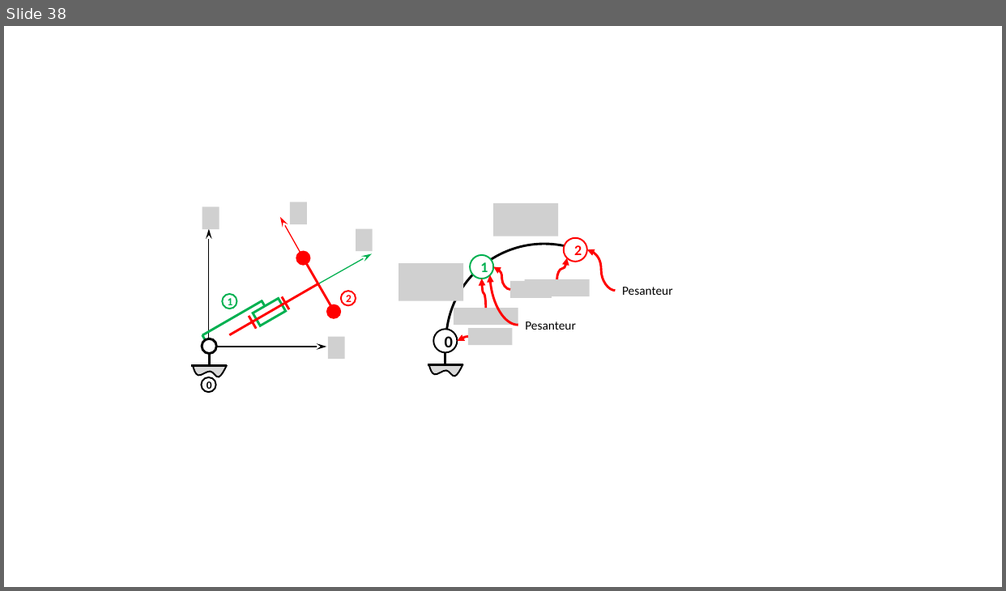
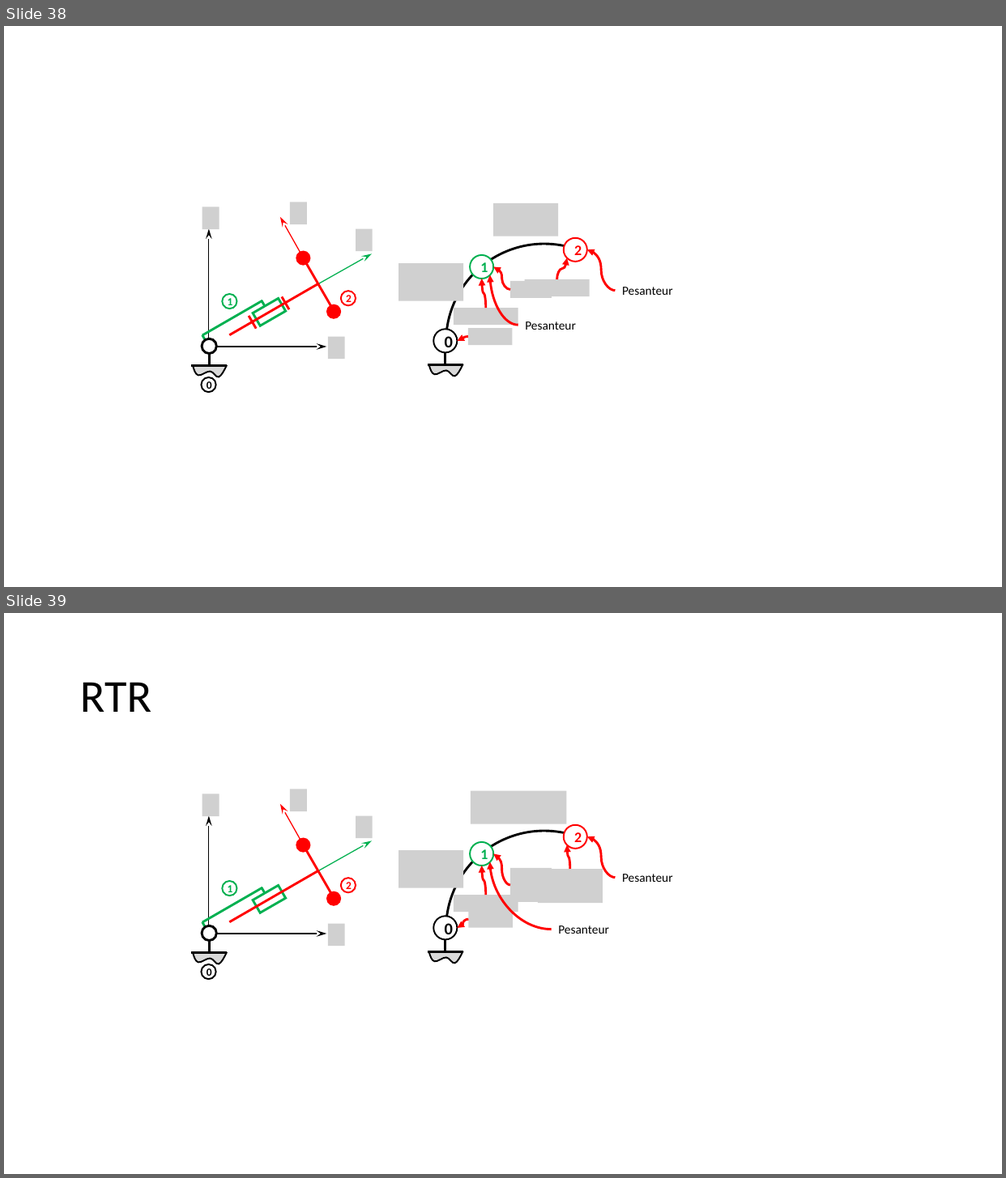
Before and after one commit to xpessoles/PSI_ExercicesCompetences, a slide deck: xx_Figures/Figures.pptx. Shown one above the other, each under a label of ours: slide 38 before the commit, slides 38 and 39 after it. The pictures are 1006x591 and 1006x1178 pixels, drawn with LibreOffice and Linux fonts; fonts in the diff are those of the drawing; grey boxes stand for pictures; background and template pictures are left out. Boxes give left, top, right and bottom in pixels: in the first picture for what was removed or moved away, otherwise in the second. Text is boxed around its words. In the diff, an @@ line names an element or a change of style, - is before the commit and + after.

```diff
--- a/xx_Figures/Figures.pptx
+++ b/xx_Figures/Figures.pptx
@@ slide 39 added at <box>4,613,1002,1174</box>, background #FFFFFF @@
@@ title added at <box>80,682,151,712</box>, 44 pt, text #000000 @@
+RTR
@@ group added at <box>191,789,373,980</box>: 7 lines, 6 ellipses, 4 arrows, 4 pictures, 1 freeform shape, 1 rectangle @@
+0
+1
+2
@@ group added at <box>398,791,673,1027</box>: 6 pictures, 6 curved arrows, 3 ellipses, 2 lines, 2 texts, 1 arc (boxed as its full ellipse), 1 freeform shape @@
+1
+2
+0
+Pesanteur
+Pesanteur
```
Also in this commit, not shown: 1 other slide added, 11 other files.
